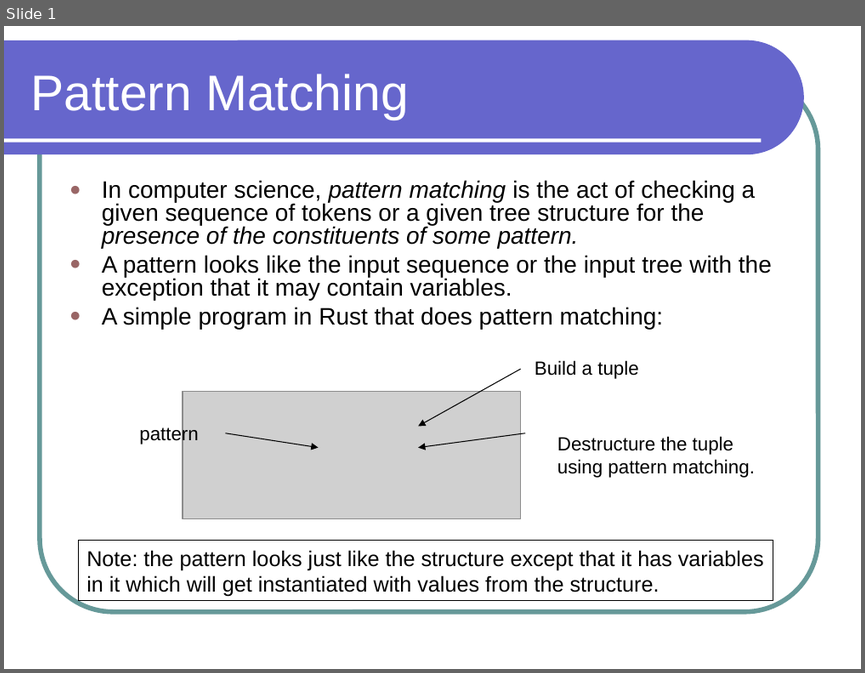
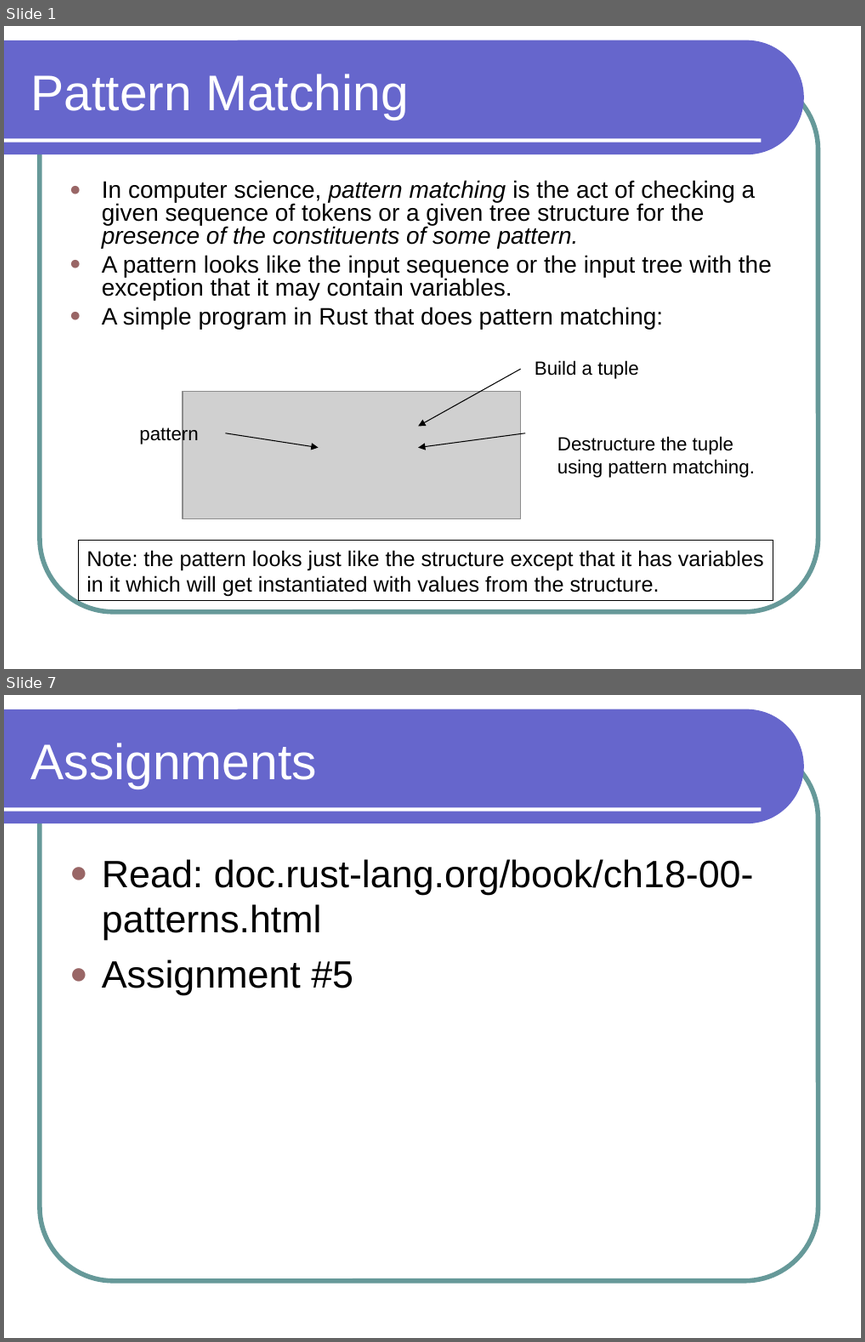
Before and after one commit to lutzhamel/CSC301, a slide deck: notes/csc301-ln006.ppt. Shown one above the other, each under a label of ours: slide 1 before the commit, slides 1 and 7 after it; the slides between them are not shown. The pictures are 865x673 and 865x1342 pixels, drawn with LibreOffice and Linux fonts; fonts in the diff are those of the drawing; grey boxes stand for pictures. Boxes give left, top, right and bottom in pixels: in the first picture for what was removed or moved away, otherwise in the second. Text is boxed around its words. In the diff, an @@ line names an element or a change of style, - is before the commit and + after.

```diff
--- a/notes/csc301-ln006.ppt
+++ b/notes/csc301-ln006.ppt
@@ slide 7 added at <box>4,695,861,1338</box>, background #FFFFFF; not listed: 3 template elements that a slide beside it also shows @@
@@ title added at <box>31,743,317,789</box>, 42 pt, text #FFFFFF @@
+Assignments
@@ text added at <box>102,859,754,995</box>, 32 pt, text #000000 @@
+● Read: doc.rust-lang.org/book/ch18-00-patterns.html
+● Assignment #5
```
Also in this commit, not shown: 2 slides changed, 3 other slides added, 3 other files.
